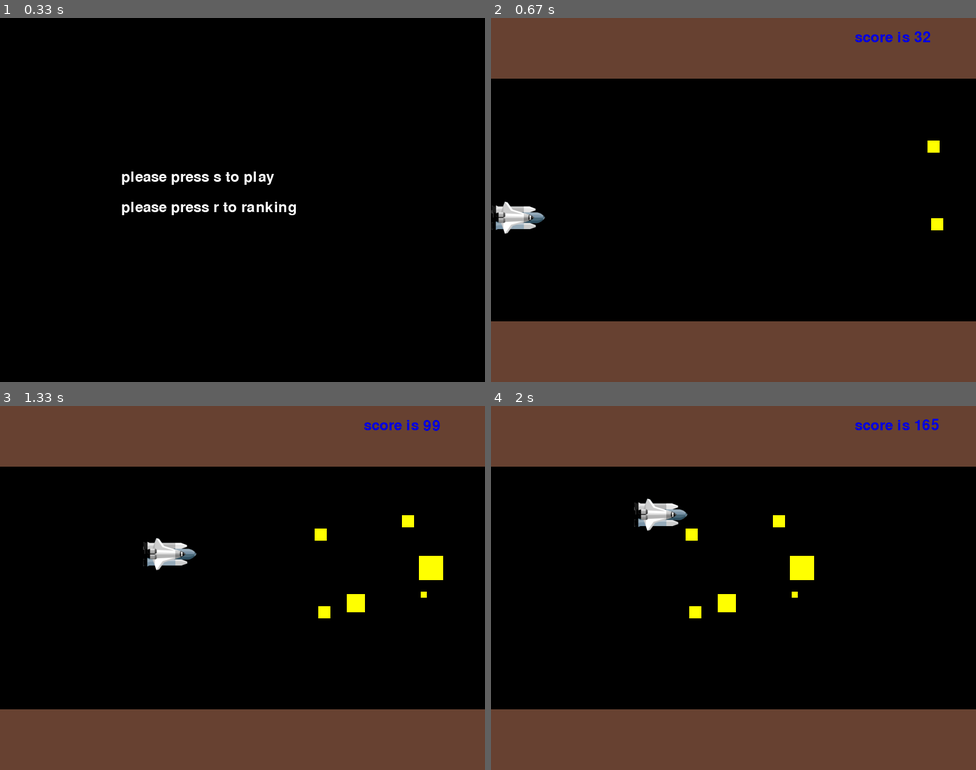
Above: before the commit, frames 1-4 (two rows, left to right).
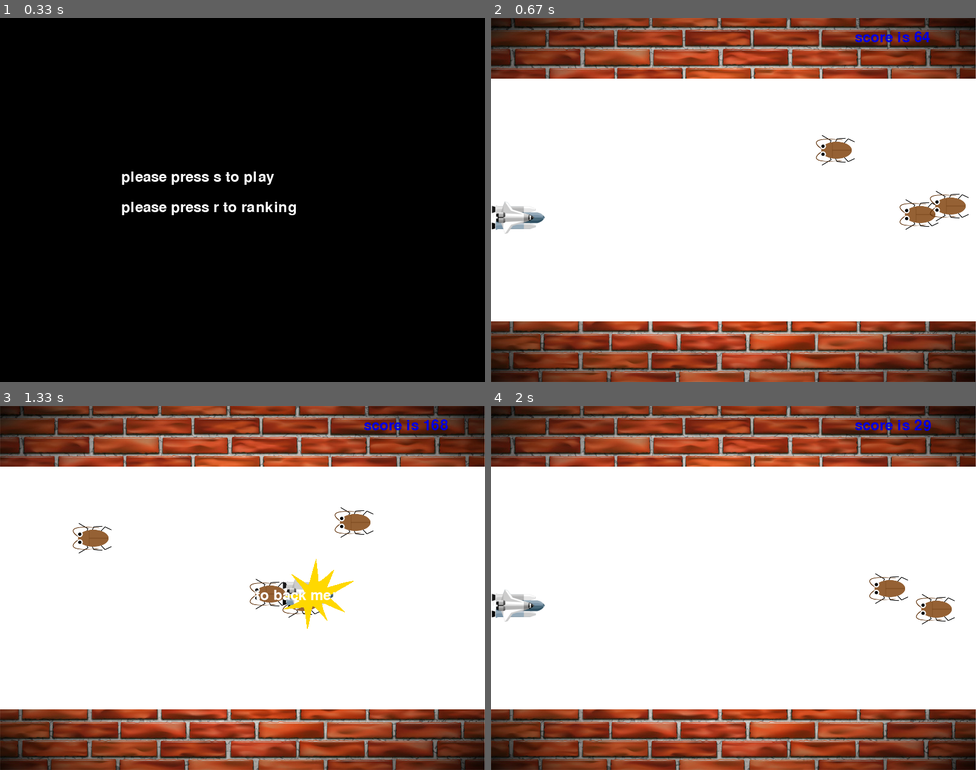
Above: after the commit, the same moments.

Repository: Juju-62q/Taro-sAdventure
Game: pygame game, started from client/MainMenu/MainMenu.py
Same seed, same stepped clock (60 frames per second), same inputs: the game is played once before the commit and once after it.
Inputs:
- Up to frame 1 (0.33 s): no input
- Up to frame 2 (0.67 s): tap S at 0.33 s
- Up to frame 3 (1.33 s): hold Right 0.67-1.13 s; hold Up from 1.17 s (still down)
- Up to frame 4 (2 s): release Up at 1.47 s; tap Enter at 1.5 s; tap S at 1.83 s

Frame 1 is identical in both runs. In frame 2, 98% of the frame differs, in the area x 0-100%, y 0-100%; in frame 3, 98%; in frame 4, 98%.

Commit message:
gokiburi

Diff:
--- a/client/MainMenu/MainMenu.py
+++ b/client/MainMenu/MainMenu.py
@@ -24,7 +24,7 @@
                 flag = True
             pressedKey = pygame.key.get_pressed()
             if pressedKey[pygame.K_s]:
-                scrollGame = ScrollGame(self.width, self.height, self.surface, self.fpsClock, 10)
+                scrollGame = ScrollGame(self.width, self.height, self.surface, self.fpsClock)
                 scrollGame.gamePlay()
                 self.surface.fill((0, 0, 0))
                 flag = False
--- /dev/null
+++ b/client/ScrollGame/Goki.py
@@ -0,0 +1,37 @@
+from pygame.locals import Rect
+
+class Goki:
+
+    def __init__(self, x, y, width, height, image, moveSpeed):
+        self._rect = Rect(x, y, width, height)
+        self._image = image
+        self._moveSpeed = moveSpeed
+        self._speedChangeCount = 0
+
+    @property
+    def rect(self):
+        return self._rect
+
+    @rect.setter
+    def rect(self, rect):
+        self._rect = rect
+
+    @property
+    def image(self):
+        return self._image
+
+    @image.setter
+    def image(self, image):
+        self._image = image
+
+    @property
+    def moveSpeed(self):
+        return self._moveSpeed
+
+    @moveSpeed.setter
+    def moveSpeed(self, moveSpeed):
+        self._moveSpeed = moveSpeed
+
+    def moveGoki(self):
+        self.rect.x -= self.moveSpeed
+        return self
--- a/client/ScrollGame/ScrollGame.py
+++ b/client/ScrollGame/ScrollGame.py
@@ -4,11 +4,12 @@
 from PyGameScreen import PyGameScreen
 from ScrollGame.Player import Player
 from ScrollGame.Score import Score
+from ScrollGame.Goki import Goki
 import socket,getpass
 
 class ScrollGame(PyGameScreen):
 
-    def __init__(self, width, height, surface, fpsClock, baseSize):
+    def __init__(self, width, height, surface, fpsClock):
         super().__init__(width, height, surface, fpsClock)
 
         # game initialize
@@ -16,8 +17,8 @@
         self.player = Player(0, height / 2, 90, 60, pygame.image.load("GameContents/ship.png"), 5)
 
         # for enemy
-        self.enemies = []
-        self.baseSize = baseSize
+        self.gokis = []
+        self.gokiImage = pygame.image.load("GameContents/goki.png")
 
         # for play zone
         self.playerZoneAbove = self.height / 6
@@ -29,6 +30,8 @@
         # for Images
         self.sysFont = pygame.font.SysFont(None, 36)
         self.bangImage = pygame.image.load("GameContents/bang.png")
+        self.image = pygame.image.load("GameContents/block.jpg")
+
 
     def gamePlay(self):
 
@@ -45,28 +48,31 @@
             gameOver = self.isGameOver()
 
             # paint back ground
-            self.surface.fill((103,65,49))
+            #self.surface.fill((103,65,49))
+            self.surface.blit(self.image, (0, 0))
 
             # paint player zone
-            pygame.draw.rect(self.surface,(0,0,0),playerZone)
+            pygame.draw.rect(self.surface,(255,255,255),playerZone)
 
             # make enemy
-            if randint(0, 30) == 0:
-                enemySize = randint(1, 5) * self.baseSize
-                enemy = Rect(self.width - enemySize, randint(self.playerZoneAbove, self.playerZoneBottom - enemySize), enemySize, enemySize)
-                self.enemies.append(enemy)
+            if randint(0, 60) == 0:
+                gokiHeight = 50
+                gokiWidth = 64
+                goki = Goki(self.width - gokiWidth, randint(self.playerZoneAbove, self.playerZoneBottom - gokiHeight), gokiWidth, gokiHeight, self.gokiImage, randint(2,5))
+                self.gokis.append(goki)
 
             # delete if not used
-            for i in range(len(self.enemies) - 1):
-                if self.enemies[i].x <= -50:
-                    del self.enemies[i]
+            for i in range(len(self.gokis) - 2):
+                if self.gokis[i].rect.x <= - gokiWidth:
+                    del self.gokis[i]
 
             # move enemies
-            self.enemies = [x.move(- 3, 0) for x in self.enemies]
+            self.gokis = [goki.moveGoki() for goki in self.gokis]
 
-            # paint enemies
-            for enemy in self.enemies:
-                pygame.draw.rect(self.surface, (255, 255, 0), enemy)
+            # paint enemiess
+            for goki in self.gokis:
+                self.surface.blit(self.gokiImage, (goki.rect.x, goki.rect.y))
+                #pygame.draw.rect(self.surface, (255, 255, 0), enemy)
 
             # update player
             pressedKey = pygame.key.get_pressed()
@@ -78,7 +84,7 @@
             self.surface.blit(scoreImage, (self.score.x, self.score.y))
 
             pygame.display.update()
-            self.fpsClock.delay(10)
+            self.fpsClock.delay(5)
 
         self.gameOver()
 
@@ -92,16 +98,16 @@
     def isGameOver(self):
         if(self.player.rect.y <= self.playerZoneAbove or self.player.rect.y >= self.playerZoneBottom - 40):
             return True
-        for effect in self.enemies:
+        for effect in self.gokis:
             if self.isTouchEnemy(effect):
                 return True
         return False
 
     def isTouchEnemy(self, enemy):
-        return self.player.rect.x <= enemy.left \
-               and self.player.rect.x + 90 >= enemy.left \
-               and self.player.rect.y + 10 <= enemy.top \
-               and self.player.rect.y + 50 >= enemy.top
+        return self.player.rect.x <= enemy.rect.left \
+               and self.player.rect.x + 90 >= enemy.rect.left \
+               and self.player.rect.y + 10 <= enemy.rect.top \
+               and self.player.rect.y + 50 >= enemy.rect.top
 
     def gameOver(self):
         userName = getpass.getuser()
Binary file added: client/GameContents/block.jpg
Binary file added: client/GameContents/goki.png
